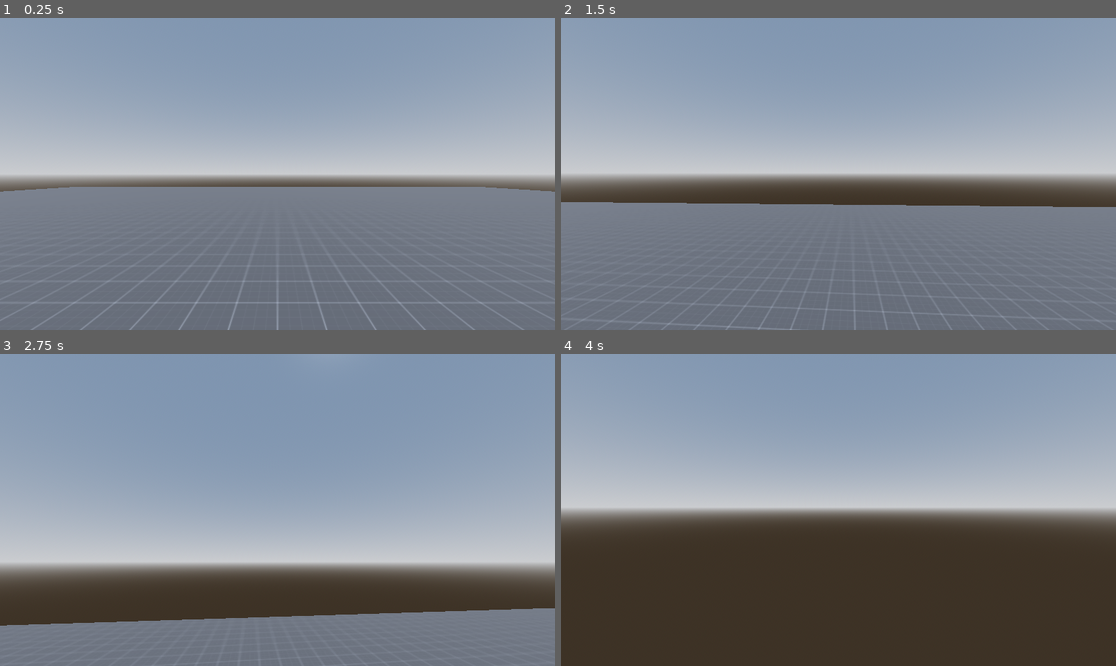
Above: before the commit, frames 1-4 (two rows, left to right).
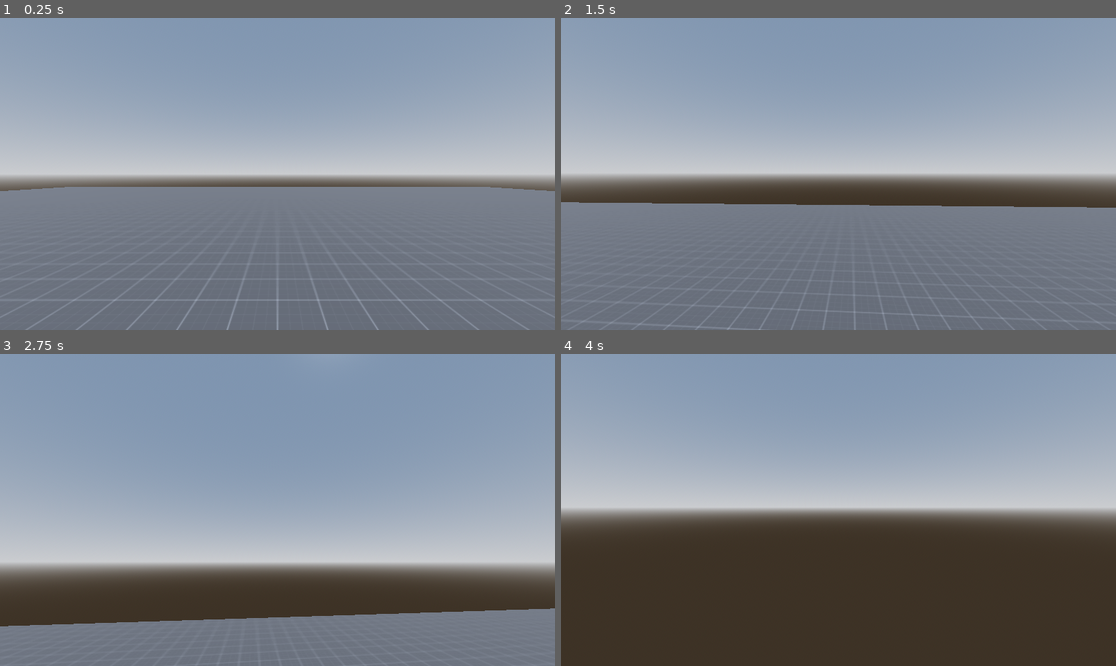
Above: after the commit, the same moments.

Repository: Supergames207/Attraction
Game: Godot game, scene res://scenes/main.tscn
Two runs of this game, one before a commit and one after it. Both use one fixed random seed, a clock stepped at 60 frames per second and the inputs below.
Inputs (mouse positions are in pixels of both pictures, inside the frame that each line leads up to):
- Up to frame 1 (0.25 s): no input
- Up to frame 2 (1.5 s): tap Enter at 0.5 s; move the mouse to (866, 174) at 0.52 s; hold W (forward) from 0.53 s (still down); tap Space (jump) at 0.6, 0.77, 1.07 s; move the mouse to (810, 174) at 1.27 s; tap Tab (Tab) at 1.35 s
- Up to frame 3 (2.75 s): tap Space (jump) at 1.52, 1.55, 1.82, 2.1 s; move the mouse to (333, 441) at 2.02 s; release W (forward) at 2.03 s; hold D (right) from 2.03 s (still down)
- Up to frame 4 (4 s): move the mouse to (810, 572) at 2.77 s; release D (right) at 2.78 s; hold W (forward) from 2.78 s (still down); tap Tab (Tab) at 2.85 s; tap Space (jump) at 3.02, 3.05, 3.32, 3.6, 3.77 s; move the mouse to (877, 513) at 3.52 s

The runs differ from the first frame. In frame 1, 0.8% of the frame differs, in the area x 0-100%, y 54-100%; in frame 2, 0.2%; in frame 3, 0.2%; in frame 4, nothing differs.

Commit message:
Head Bob

Diff:
--- a/prefabs/player/Player.gd
+++ b/prefabs/player/Player.gd
@@ -5,6 +5,11 @@
 const JUMP_POWER: float = 4;
 const GRAVITY: float = 7;
 
+#Head Bob
+const default_camera_pos := Vector3(0,0.5,0)
+const BOB_FREQ := 2
+const BOB_AMP := 0.08
+var bob_t := 0.
 @onready var X_rot = $X_rotation
 
 func _ready() -> void:
@@ -24,11 +29,18 @@
 	).normalized()
 
 	var rotated_direction = -direction.rotated(Vector3.UP, X_rot.rotation.y)
-
+	X_rot.position = Vector3(0,0.5+sin(Time.get_ticks_msec())/100,0)
 	velocity += SPEED * delta * rotated_direction
 	velocity *= Vector3(DRAG, 1, DRAG)
 	if not is_on_floor():
 		velocity.y += -GRAVITY*delta
-	if Input.is_action_just_pressed("jump") and is_on_floor():
+	elif Input.is_action_just_pressed("jump") and is_on_floor():
 		velocity.y += JUMP_POWER
+	bob_t += delta*velocity.length()*float(is_on_floor())
+	X_rot.position = head_bob(bob_t)
 	move_and_slide()
+
+func head_bob(time:float)->Vector3:
+	var pos := Vector3.ZERO
+	pos.y = sin(time*BOB_FREQ)*BOB_AMP
+	return pos+default_camera_pos
--- a/prefabs/player/Player.tscn
+++ b/prefabs/player/Player.tscn
@@ -17,7 +17,7 @@
 shape = SubResource("CapsuleShape3D_kne1u")
 
 [node name="X_rotation" type="Node3D" parent="."]
-transform = Transform3D(1, 0, 0, 0, 1, 0, 0, 0, 1, 0, 0.533426, 0)
+transform = Transform3D(1, 0, 0, 0, 1, 0, 0, 0, 1, 0, 0.5, 0)
 script = ExtResource("2_kpjcp")
 
 [node name="Y_rotation" type="Node3D" parent="X_rotation"]
--- a/prefabs/player/player_camera.gd
+++ b/prefabs/player/player_camera.gd
@@ -13,6 +13,8 @@
 
 	CameraDirection.x -= event.relative.x * SENS_X / 100.
 	CameraDirection.y -= event.relative.y * SENS_Y / 100.
+	CameraDirection.y = clamp(CameraDirection.y,-80,80)
+
 
 func _process(_delta: float) -> void:
 	rotation_degrees.y = CameraDirection.x
